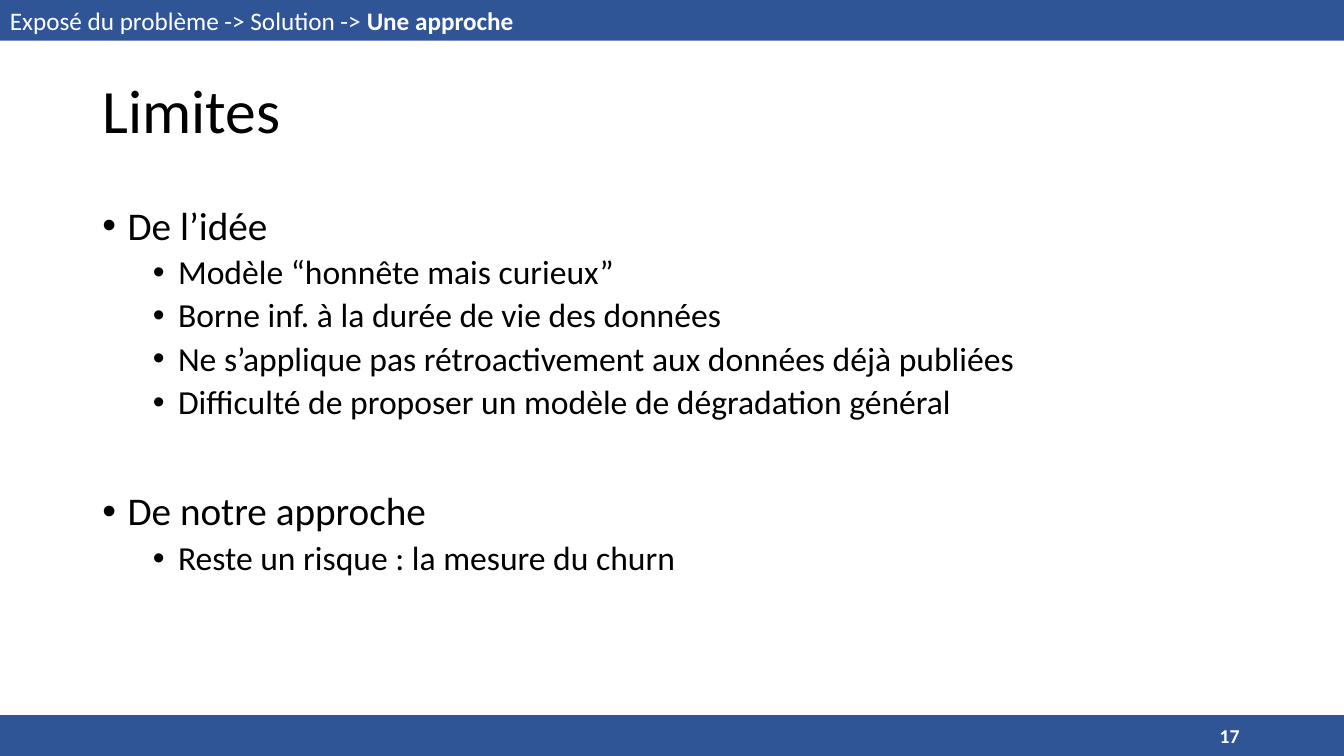
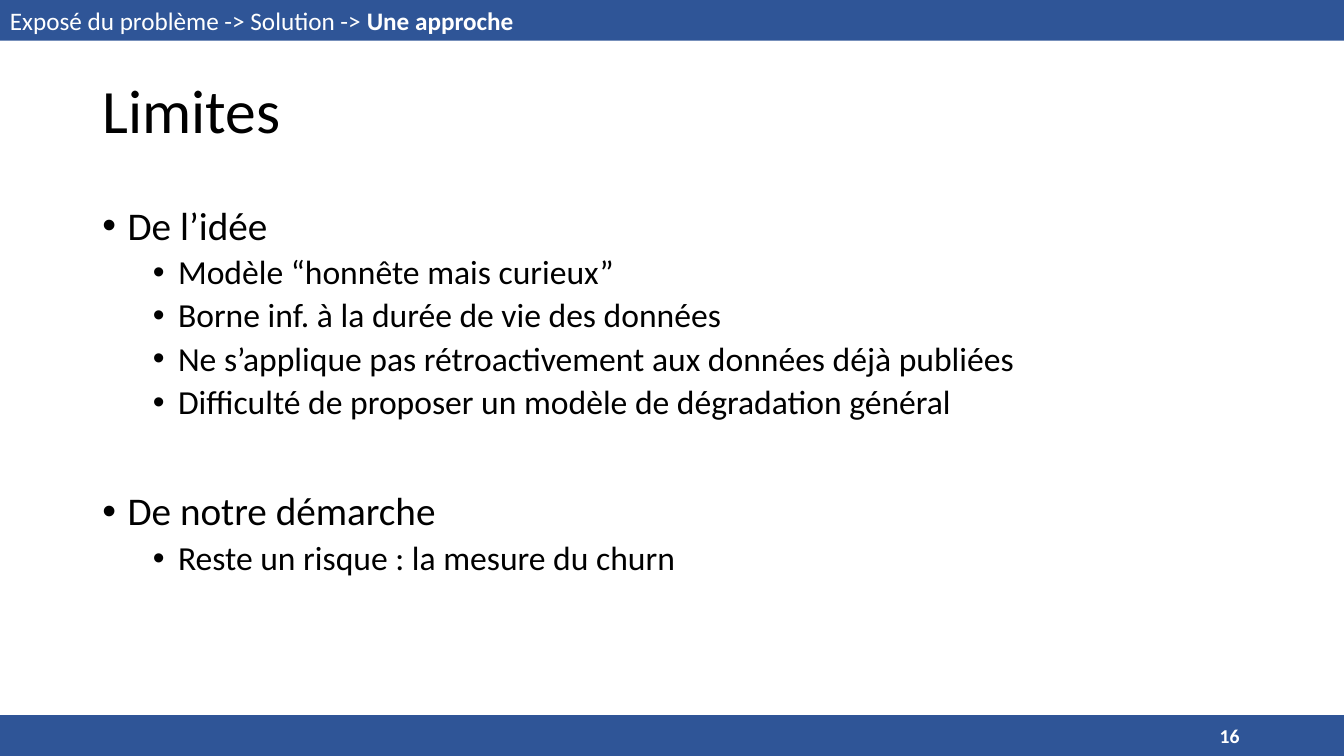
Before and after one commit to ioniATX/DHT_oblivion, a slide deck: slide 16 of présentation.pptx (slide 17 before the commit). Drawn at 1344x756 pixels with LibreOffice and Linux fonts; fonts in the diff are those of the drawing. Boxes give left, top, right and bottom in pixels: in the first picture for what was removed or moved away, otherwise in the second. Text is boxed around its words. In the diff, an @@ line names an element or a change of style, - is before the commit and + after.

```diff
--- a/présentation.pptx
+++ b/présentation.pptx
@@ text at bbox=[128, 497, 436, 526]: text changed @@
-• De notre approche
+• De notre démarche
@@ page number at bbox=[1220, 729, 1240, 743]: text changed @@
-17
+16
```
Also in this commit, not shown: 1 slide removed.
